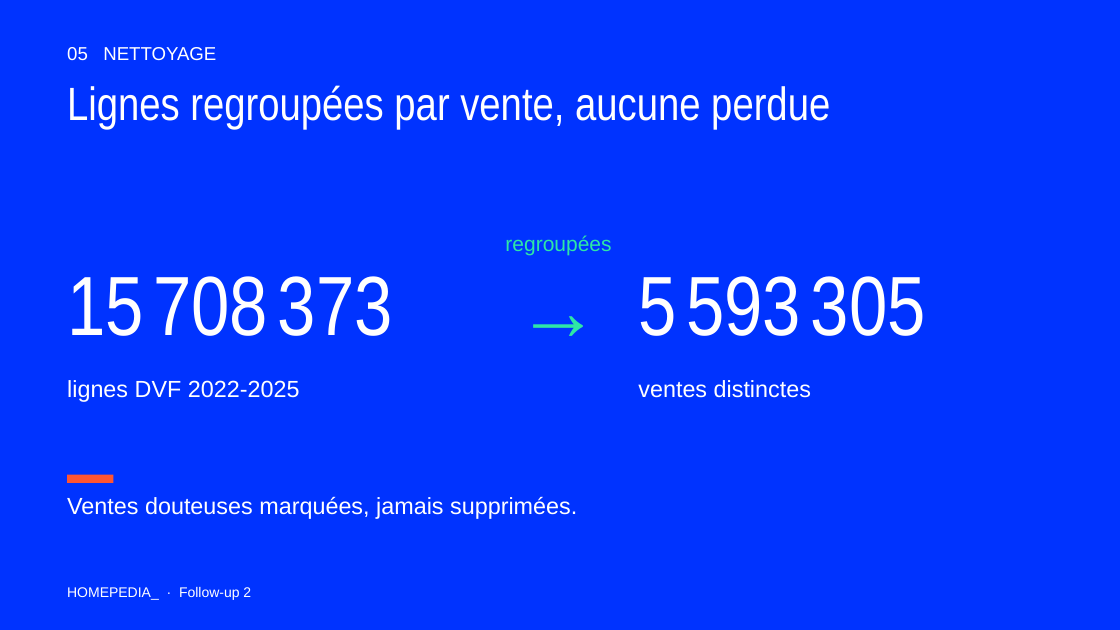
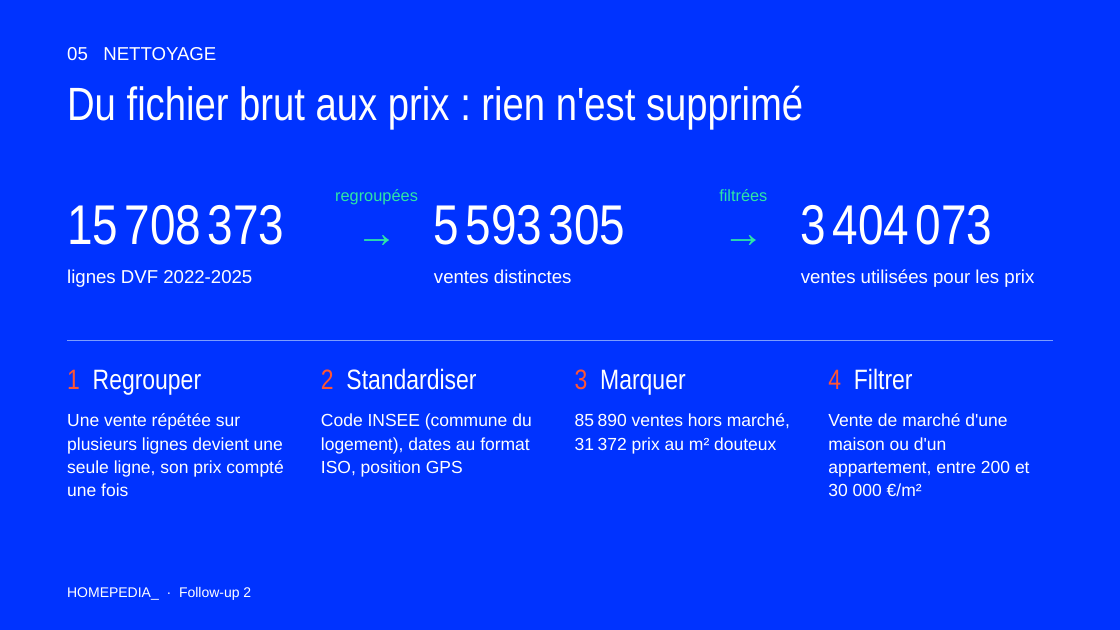
Before and after one commit to NicolasThao/T-DAT-901-Homepedia, a slide deck: slide 5 of docs/followup2/Homepedia_Follow-up_2.pptx. Drawn at 1120x630 pixels with LibreOffice and Linux fonts; fonts in the diff are those of the drawing. Boxes give left, top, right and bottom in pixels: in the first picture for what was removed or moved away, otherwise in the second. Text is boxed around its words. In the diff, an @@ line names an element or a change of style, - is before the commit and + after.

```diff
--- a/docs/followup2/Homepedia_Follow-up_2.pptx
+++ b/docs/followup2/Homepedia_Follow-up_2.pptx
@@ text at box(67, 85, 803, 129): text changed @@
-Lignes regroupées par vente, aucune perdue
+Du fichier brut aux prix : rien n'est supprimé
@@ text "15 708 373": place and size @@
-text "15 708 373" at box(67, 276, 393, 336)
+text "15 708 373" at box(67, 205, 285, 245)
@@ text "15 708 373" at box(67, 205, 285, 245): size 72 to 48 pt @@
@@ text "regroupées": place and size @@
-text "regroupées" at box(505, 235, 611, 256)
+text "regroupées" at box(335, 189, 418, 204)
@@ text "regroupées" at box(335, 189, 418, 204): size 18 to 14 pt @@
@@ text "→": place and size @@
-text "→" at box(479, 256, 639, 365)
+text "→" at box(319, 206, 434, 256)
@@ text "→" at box(319, 206, 434, 256): size 72 to 36 pt @@
@@ text "5 593 305" at box(434, 205, 626, 245): size 72 to 48 pt @@
@@ text "5 593 305": place and size @@
-text "5 593 305" at box(638, 276, 926, 336)
+text "5 593 305" at box(434, 205, 626, 245)
@@ text added at box(686, 206, 802, 256), 36 pt, text #2EE6A6 @@
+→
@@ text added at box(719, 189, 767, 201), 14 pt, text #2EE6A6 @@
+filtrées
@@ text added at box(801, 205, 993, 245), 48 pt, text #FFFFFF @@
+3 404 073
@@ text "lignes DVF 2022-2025": place and size @@
-text "lignes DVF 2022-2025" at box(67, 380, 300, 402)
+text "lignes DVF 2022-2025" at box(67, 269, 252, 287)
@@ text "lignes DVF 2022-2025" at box(67, 269, 252, 287): size 20 to 16 pt @@
@@ text "ventes distinctes" at box(434, 269, 572, 284): size 20 to 16 pt @@
@@ text "ventes distinctes": place and size @@
-text "ventes distinctes" at box(638, 380, 811, 398)
+text "ventes distinctes" at box(434, 269, 572, 284)
@@ text added at box(801, 269, 1034, 287), 16 pt, text #FFFFFF @@
+ventes utilisées pour les prix
@@ line added from (67, 340) to (1053, 340), #7B9DFF 1 pt @@
@@ text added at box(67, 369, 201, 394), 24 pt, text #FFFFFF @@
+1 Regrouper
@@ text added at box(321, 368, 476, 390), 24 pt, text #FFFFFF @@
+2 Standardiser
@@ text added at box(575, 369, 685, 394), 24 pt, text #FFFFFF @@
+3 Marquer
@@ text added at box(828, 368, 913, 390), 24 pt, text #FFFFFF @@
+4 Filtrer
@@ text added at box(67, 413, 283, 496), 15 pt, text #FFFFFF @@
+Une vente répétée sur plusieurs lignes devient une seule ligne, son prix compté une fois
@@ text added at box(321, 413, 531, 477), 15 pt, text #FFFFFF @@
+Code INSEE (commune du logement), dates au format ISO, position GPS
@@ text added at box(575, 413, 790, 454), 15 pt, text #FFFFFF @@
+85 890 ventes hors marché, 31 372 prix au m² douteux
@@ text added at box(828, 413, 1030, 496), 15 pt, text #FFFFFF @@
+Vente de marché d'une maison ou d'un appartement, entre 200 et 30 000 €/m²
@@ rectangle removed at box(67, 475, 113, 483) @@
@@ text removed at box(67, 496, 577, 519) @@
-Ventes douteuses marquées, jamais supprimées.
```
Also in this commit, not shown: 2 other files.
